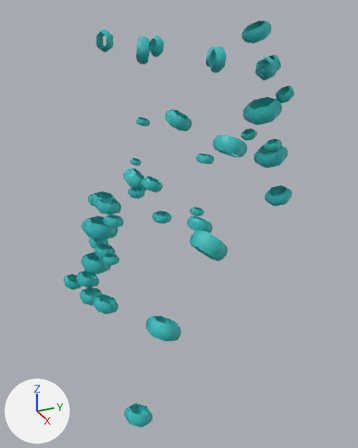
Two versions of the glTF model assets/giant/parts/Beads_silver.glb, one commit apart.
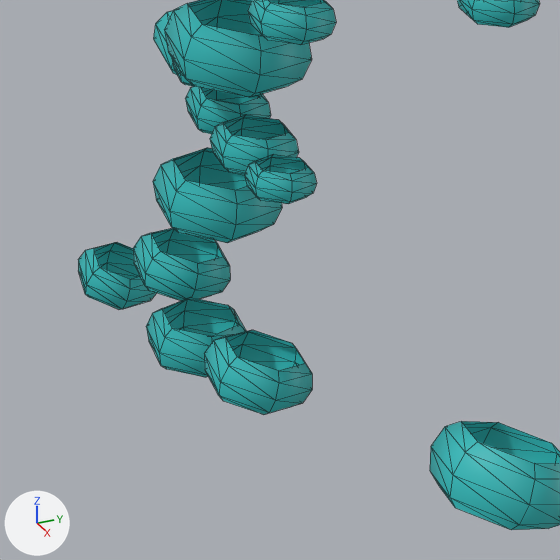
Each version is shown whole from a camera (50 mm lens) standing at (1.149, -0.623, 3.656) and looking at (0.022, -0.115, 3.092), then close up on the part from 13% to 49% of the width and 49% to 78% of the height. Lighting does not change. The marker at lower left points along +X, +Y and +Z. The last two pictures show the newer version. The close-ups show mesh edges as thin lines. Vertices at exactly the same position are counted once.

Names of what the first close-up shows: 'Beads_silver'.
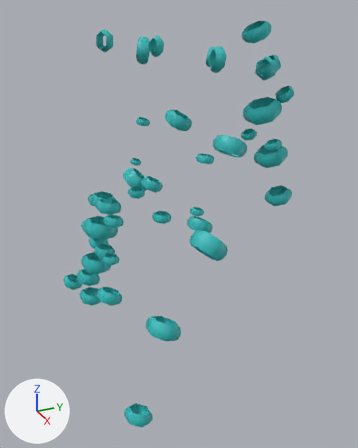
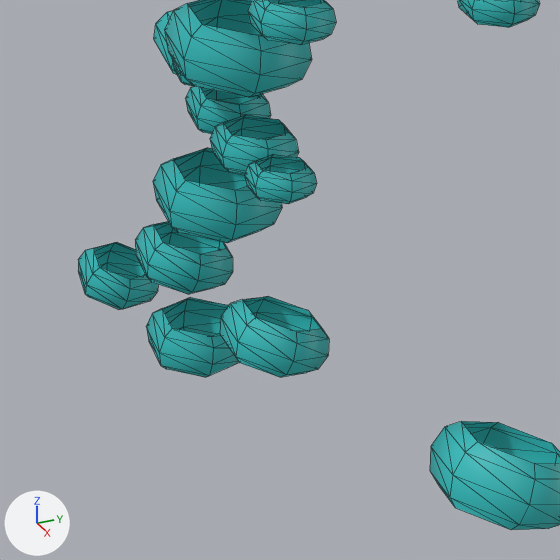
What the commit changed:
me_beads_silver has 1290 vertices, 2064 faces and spans x -0.358..0.358, y -0.396..0.257, z 2.754..3.602.
me_beads_silver is used by ob_beads_silver; location (0.0, 0.0, 0.0).
me_beads_silver part 1: the loose piece of 30 vertices spanning x 0.049..0.118, y -0.38..-0.321, z 2.911..2.955 is multiplied about its middle by the matrix ((0.998, -0.021, -0.054), (0.024, 0.998, 0.055), (0.053, -0.056, 0.997)), then moved by (0.003, 0.011, 0.024).
me_beads_silver part 2: the loose piece of 30 vertices spanning x -0.117..-0.049, y -0.384..-0.326, z 2.898..2.941 is moved by (0.0, 0.002, 0.006).

Where the change shows, as pixel boxes (x1, y1, x2, y2) in the close-ups (560 x 560 px; the box of a moved part takes in the faces that stretch with it):
part 1 of me_beads_silver, moved or reshaped: before (204, 330, 312, 415); after (220, 296, 329, 377)
part 2 of me_beads_silver, moved or reshaped: before (133, 228, 230, 301); after (135, 221, 233, 294)
